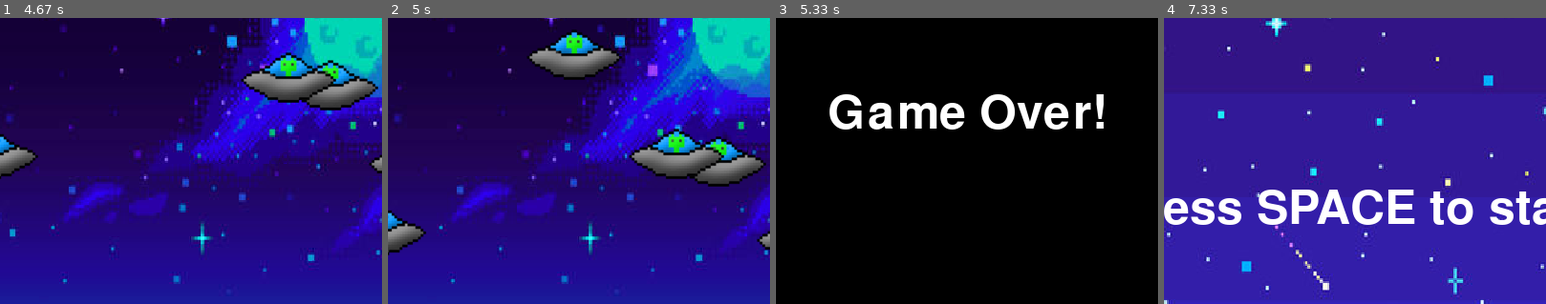
Above: before the commit, frames 1-4 (left to right).
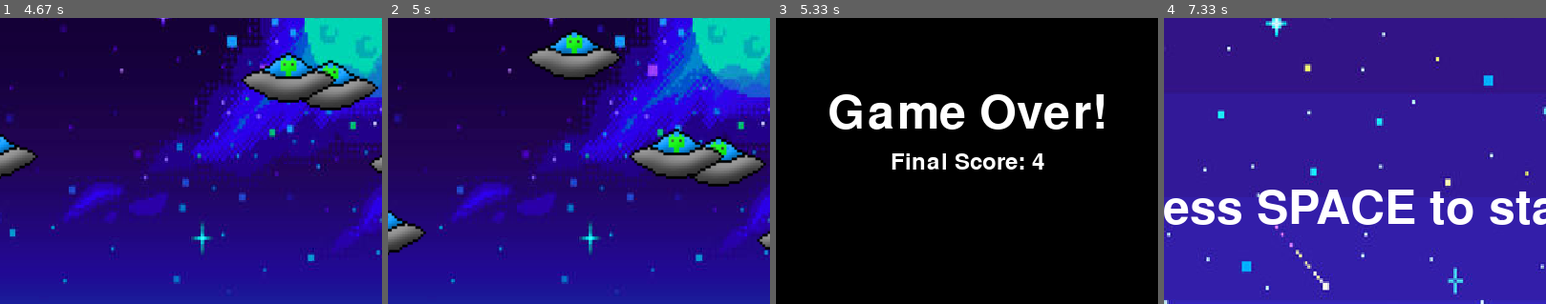
Above: after the commit, the same moments.

Repository: Chiara-Agostino/pygame-project
Game: pygame game, started from main.py
Two runs of this game, one before a commit and one after it. Both use one fixed random seed, a clock stepped at 60 frames per second and the inputs below.
Inputs:
- Up to frame 1 (4.67 s): tap Space at 0.33 s; hold Right 0.67-1.13 s; hold Right 1.17-1.63 s; hold Left 1.67-2.2 s; hold Left 2.23-2.63 s; hold Right 2.67-3.3 s; hold Left 3.33-3.8 s; hold Right 3.83-4.3 s; hold Right from 4.33 s (still down)
- Up to frame 2 (5 s): release Right at 4.8 s; hold Left from 4.83 s (still down)
- Up to frame 3 (5.33 s): keep holding Left
- Up to frame 4 (7.33 s): release Left at 5.37 s
The pictures show only the part of the screen within x 25-75%, y 33-83%; the shares and areas given below are measured in that part.

Frames 1-2 are identical in both runs. In frame 3, 1.1% of the frame differs, in the area x 30-71%, y 47-53%; in frame 4, nothing differs.

Commit message:
final score updated

Diff:
--- a/main.py
+++ b/main.py
@@ -170,15 +170,15 @@
         text = font.render("Game Over!", True, WHITE)
         text_rect = text.get_rect(center = (WIDTH // 2, HEIGHT // 2))
         screen.blit(text, text_rect)
-        pygame.display.flip()
-        pygame.time.wait(2000)
-        game_state = OPENING
-
 
         font = pygame.font.Font(None, 36)
         score_text = font.render(f"Final Score: {int(final_score)}", True, WHITE)
         score_text_rect = score_text.get_rect(center=(WIDTH // 2, HEIGHT // 2 + 50))
         screen.blit(score_text, score_text_rect)
+
+        pygame.display.flip()
+        pygame.time.wait(2000)
+        game_state = OPENING
 
 
 
